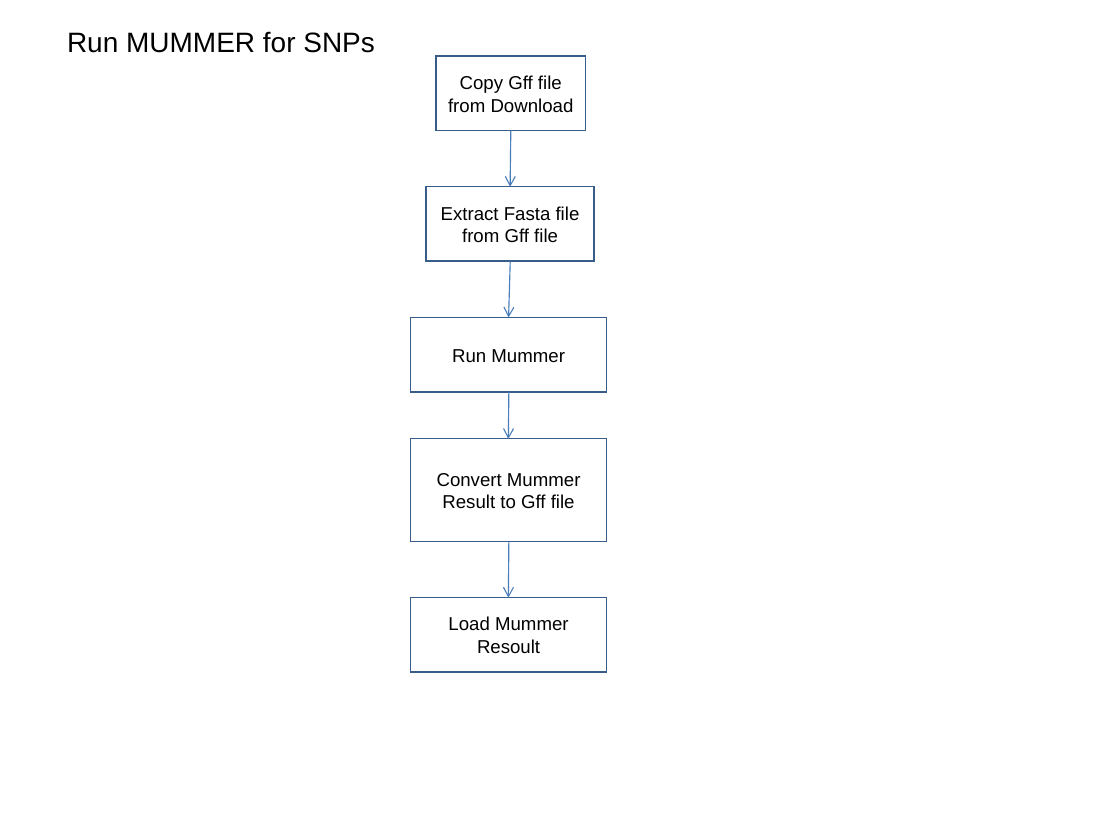
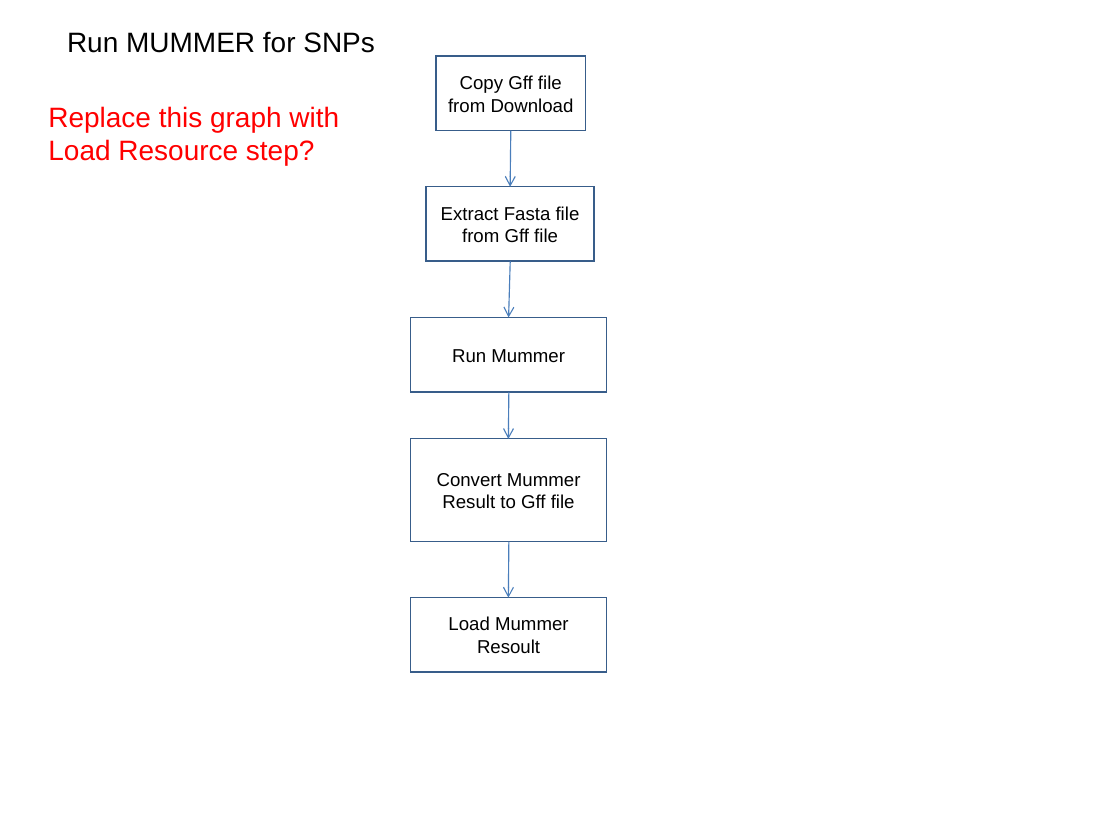
Before and after one commit to VEuPathDB/ApiCommonWorkflow, a slide deck: slide 26 of Main/doc/IntegratedWorkflow.ppt (slide 25 before the commit). Drawn at 1120x840 pixels with LibreOffice and Linux fonts; fonts in the diff are those of the drawing. Boxes give left, top, right and bottom in pixels: in the first picture for what was removed or moved away, otherwise in the second. Text is boxed around its words. In the diff, an @@ line names an element or a change of style, - is before the commit and + after.

```diff
--- a/Main/doc/IntegratedWorkflow.ppt
+++ b/Main/doc/IntegratedWorkflow.ppt
@@ text added at (48, 106, 339, 165), 18 pt, text #FF0000 @@
+Replace this graph with Load Resource step?
```
Also in this commit, not shown: 8 other slides changed, 1 slide added.
